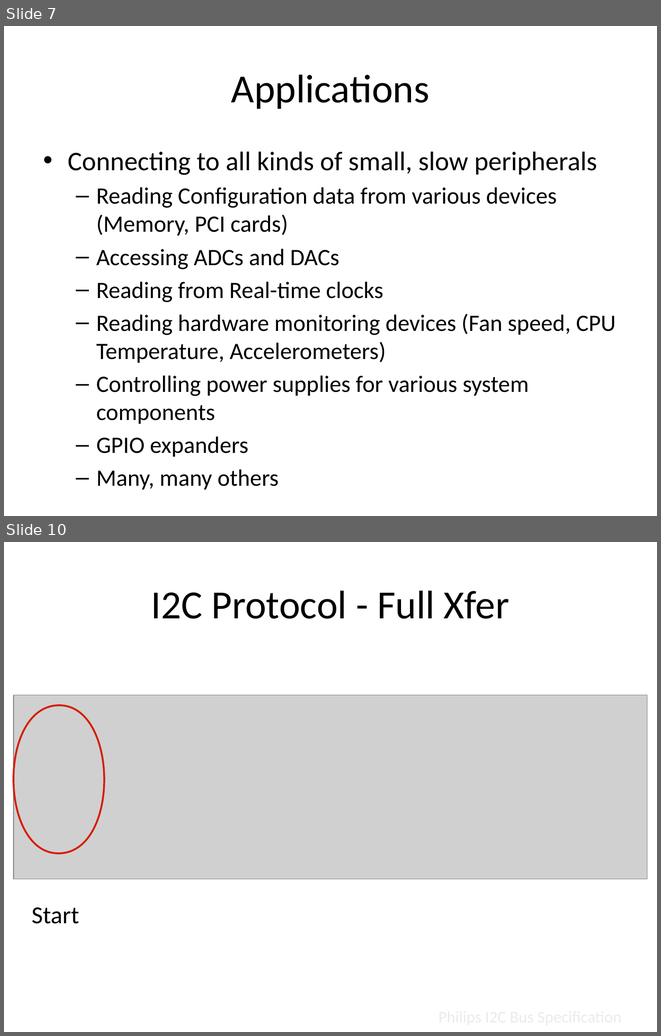
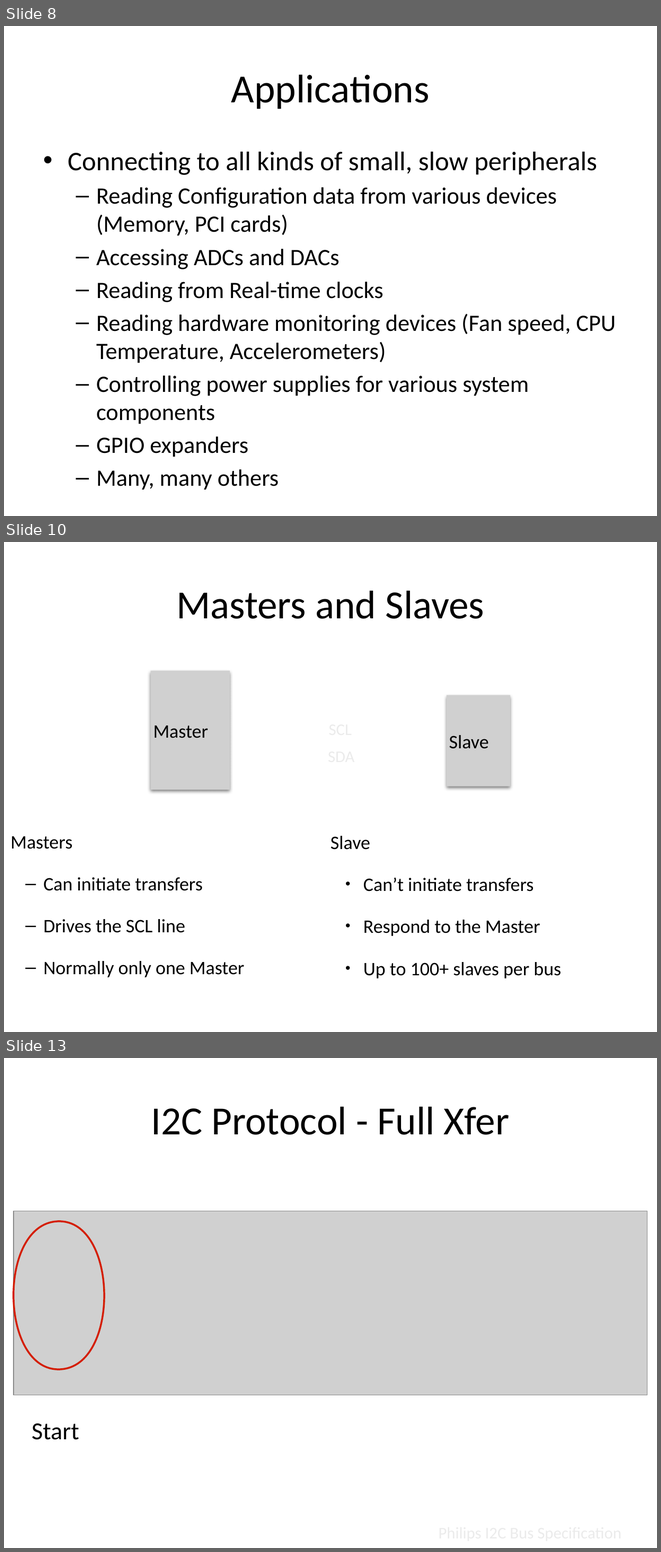
Before and after one commit to NVSL/QuadClass-Resources, a slide deck: Lecture Slides/03-Components.pptx. Shown one above the other, each under a label of ours: slides 7 and 10 before the commit, slides 8, 10 and 13 after it; the slides between them are not shown. The pictures are 661x1036 and 661x1552 pixels, drawn with LibreOffice and Linux fonts; fonts in the diff are those of the drawing; grey boxes stand for pictures. Boxes give left, top, right and bottom in pixels: in the first picture for what was removed or moved away, otherwise in the second. Text is boxed around its words. In the diff, an @@ line names an element or a change of style, - is before the commit and + after.

```diff
--- a/Lecture Slides/03-Components.pptx
+++ b/Lecture Slides/03-Components.pptx
@@ slide 10 added at bbox=[4, 542, 657, 1032], background #FFFFFF @@
@@ title added at bbox=[176, 590, 484, 619], 44 pt, text #000000 @@
+Masters and Slaves
@@ picture added at bbox=[151, 671, 230, 790], 21 pt, text #000000 @@
+Master
@@ picture added at bbox=[447, 695, 511, 786], 21 pt, text #000000 @@
+Slave
@@ text added at bbox=[10, 836, 245, 977], 21 pt, text #000000 @@
+Masters
+  – Can initiate transfers
+  – Drives the SCL line
+  – Normally only one Master
@@ text added at bbox=[330, 836, 561, 978], 21 pt, text #000000 @@
+Slave
+  • Can’t initiate transfers
+  • Respond to the Master
+  • Up to 100+ slaves per bus
@@ what was slide 7 is now slide 8 @@
@@ what was slide 10 is now slide 13 @@
```
Also in this commit, not shown: 3 slides changed, 5 other slides added, 1 slide removed, 4 other files.
